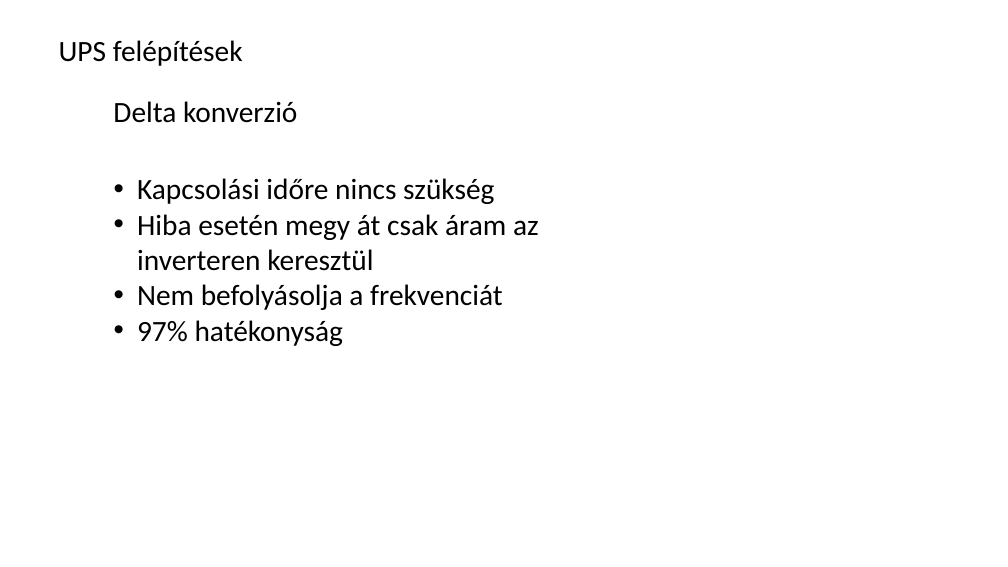
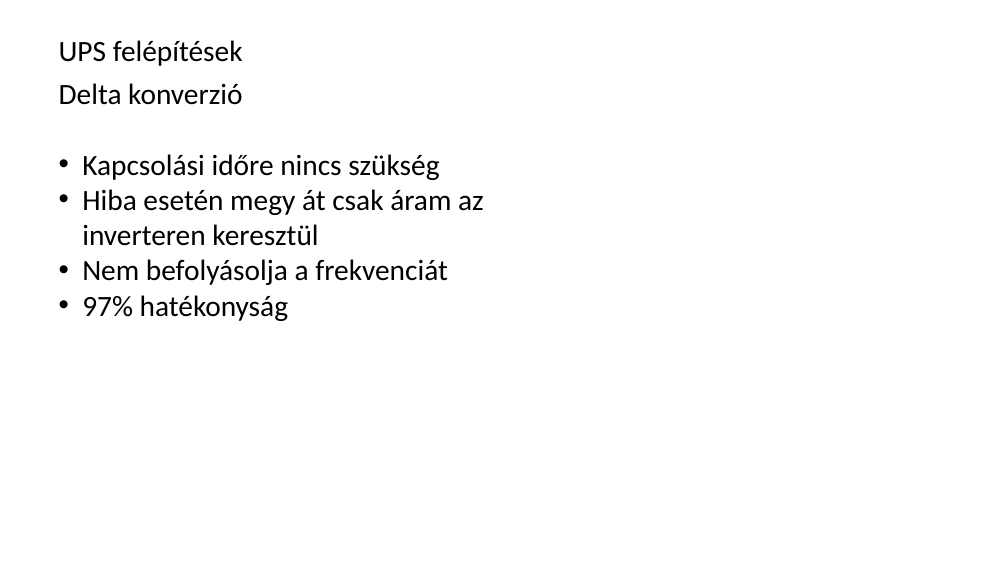
Before and after one commit to RCsSto/cad-cam-szunetment, a slide deck: slide 19 of CADCAM.pptx (slide 17 before the commit). Drawn at 1008x567 pixels with LibreOffice and Linux fonts; fonts in the diff are those of the drawing. Boxes give left, top, right and bottom in pixels: in the first picture for what was removed or moved away, otherwise in the second. Text is boxed around its words. In the diff, an @@ line names an element or a change of style, - is before the commit and + after.

```diff
--- a/CADCAM.pptx
+++ b/CADCAM.pptx
@@ text "Delta konverzió": place and size @@
-text "Delta konverzió" at bbox=[137, 178, 539, 346]
+text "Delta konverzió" at bbox=[59, 83, 484, 321]
@@ text at bbox=[59, 83, 242, 105]: paragraph added @@
+Delta konverzió
@@ text removed at bbox=[113, 101, 297, 123] @@
-Delta konverzió
```
Also in this commit, not shown: 13 other slides changed, 3 slides added, 2 slides removed, 1 other file.
